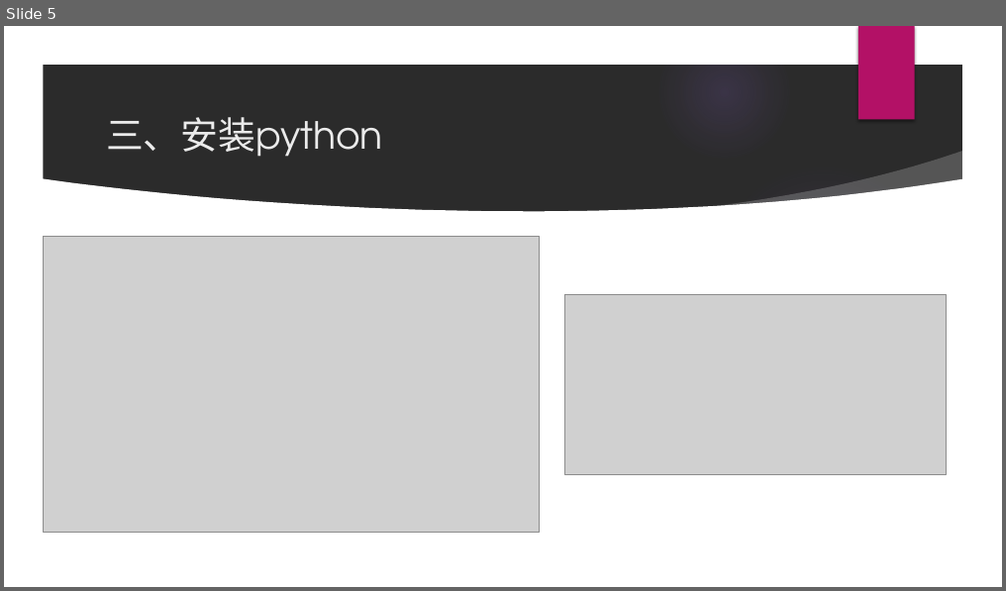
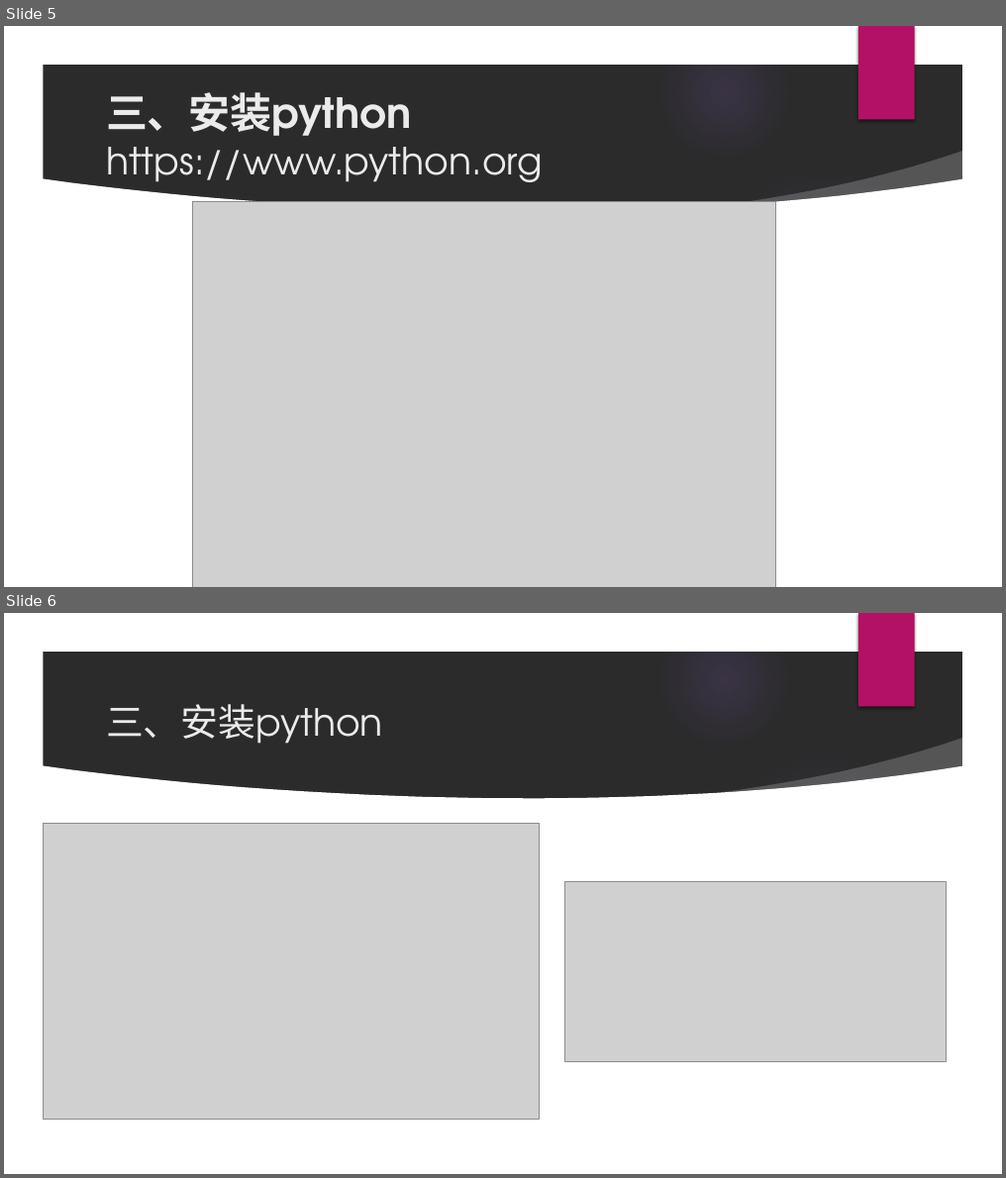
Before and after one commit to littlehb/ShaoHuiLin, a slide deck: 第1课-python入门/python入门.pptx. Shown one above the other, each under a label of ours: slide 5 before the commit, slides 5 and 6 after it. The pictures are 1006x591 and 1006x1178 pixels, drawn with LibreOffice and Linux fonts; fonts in the diff are those of the drawing; grey boxes stand for pictures; background and template pictures are left out; a plain dark background stands for a picture behind light text. Boxes give left, top, right and bottom in pixels: in the first picture for what was removed or moved away, otherwise in the second. Text is boxed around its words. In the diff, an @@ line names an element or a change of style, - is before the commit and + after.

```diff
--- a/第1课-python入门/python入门.pptx
+++ b/第1课-python入门/python入门.pptx
@@ slide 5 added at [4,26,1002,587], background picture (left out); not listed: 9 template elements that a slide beside it also shows @@
@@ title added at [106,92,543,191], 36 pt, text #EBEBEB @@
+三、安装python https://www.python.org
@@ picture added at [192,202,775,587] @@
@@ what was slide 5 is now slide 6 @@
```
Also in this commit, not shown: 2 slides changed, 1 other slide added.
